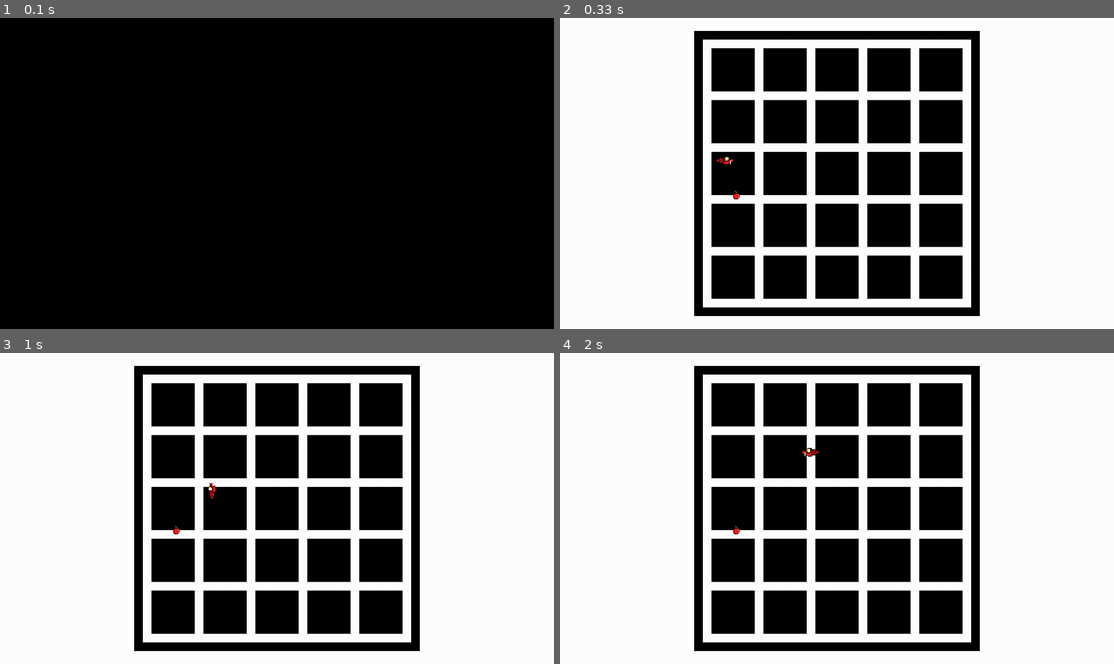
Above: before the commit, frames 1-4 (two rows, left to right).
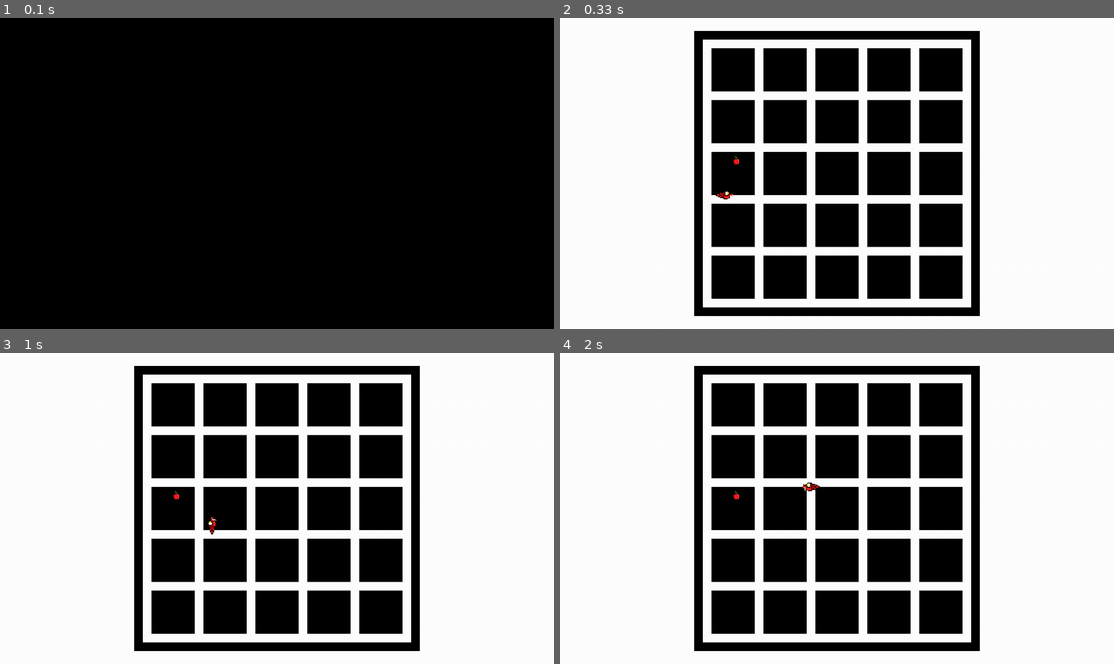
Above: after the commit, the same moments.

Repository: Deuzmo/SnakePythonGame
Game: pygame game, started from driver.py
Same seed, same stepped clock (60 frames per second), same inputs: the game is played once before the commit and once after it.
Inputs:
- Up to frame 1 (0.1 s): no input
- Up to frame 2 (0.33 s): no input
- Up to frame 3 (1 s): hold Right 0.33-0.8 s; hold Up from 0.83 s (still down)
- Up to frame 4 (2 s): release Up at 1.3 s; hold Right 1.33-1.8 s; hold Left from 1.83 s (still down)

Frame 1 is identical in both runs. In frame 2, 0.1% of the frame differs, in the area x 28-33%, y 44-59%; in frame 3, 0.1%; in frame 4, 0.2%, in the area x 31-47%, y 30-59%.

Commit message:
Tentative fix for more intuitive coordinate system

Diff:
--- a/cube.py
+++ b/cube.py
@@ -1,7 +1,9 @@
 # in a way this is just an abstraction of any object on the game board
 # I am using blit because I plan to use png files to represent the food and the snake parts.
 import pygame
+from board import width, height
+
 
 def put(board, x, y, item):
-    board.blit(item, (x, y))
-    #pygame.display.update()
+    board.blit(item, (x, height-y))
+    # pygame.display.update()
--- a/snake.py
+++ b/snake.py
@@ -4,8 +4,8 @@
 from driver import BOARD_LENGTH
 from driver import BOARD_WIDTH
 
-UP = (0, -1)
-DOWN = (0, 1)
+UP = (0, 1)
+DOWN = (0, -1)
 LEFT = (-1, 0)
 RIGHT = (1, 0)
 
